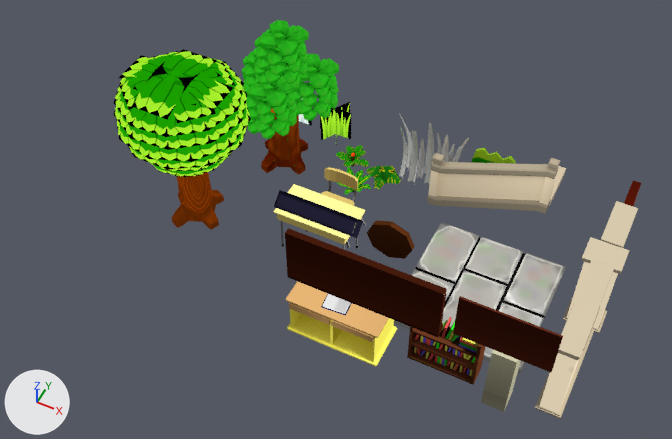
Before and after pictures for a commit that changed the Blender file assets/blends280120/22032020/class-1405.blend.
Before and after are seen from a 50 mm camera at (8.7, -27.7, 37.0) aimed at (-5.4, 0.4, 1.8). Lighting does not change. The marker at lower left points along +X, +Y and +Z.
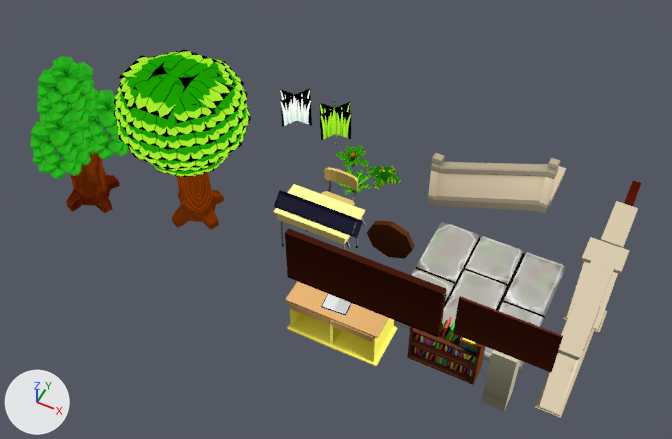
Boxes [x1, y1, x2, y2] around the edits, measured in the pictures (672 x 439 px):
'Cylinder.008', moved
    before: [253, 20, 309, 86]
    after: [38, 56, 99, 125]
'Cylinder.007', moved
    before: [245, 74, 297, 139]
    after: [30, 113, 91, 179]
'Cylinder.004', moved
    before: [293, 53, 339, 121]
    after: [83, 90, 128, 159]
'Cylinder.002', moved
    before: [261, 108, 308, 175]
    after: [66, 144, 120, 213]
'Plane.004', deleted
    before: [399, 113, 469, 184]
'Cylinder.005', moved
    before: [242, 48, 288, 101]
    after: [37, 86, 81, 122]
'Cylinder.003', deleted (green)
    before: [472, 147, 516, 164]
    faces in mat_material_028 (green #9ace29): [472, 147, 516, 164]

What changed in the scene script:
```text
Remove ob_plane_004:
    ob_plane_004 = bpy.data.objects.new('Plane.004', me_plane_008)
    ob_plane_004.location = (-3.78, 9.19, -0.68)
Change ob_cylinder_008:
    add ob_cylinder_008.parent = ob_cylinder_002
    add ob_cylinder_008.matrix_parent_inverse = Matrix(((1.0, 0.0, 0.0, 10.97), (0.0, 1.0, 0.0, -5.143), (0.0, 0.0, 1.0, -1.0), (0.0, 0.0, 0.0, 1.0)))
Change ob_cylinder_007:
    add ob_cylinder_007.parent = ob_cylinder_002
    add ob_cylinder_007.matrix_parent_inverse = Matrix(((1.0, 0.0, 0.0, 10.97), (0.0, 1.0, 0.0, -5.143), (0.0, 0.0, 1.0, -1.0), (0.0, 0.0, 0.0, 1.0)))
Change ob_cylinder_004:
    add ob_cylinder_004.parent = ob_cylinder_002
    add ob_cylinder_004.matrix_parent_inverse = Matrix(((1.0, 0.0, 0.0, 10.97), (0.0, 1.0, 0.0, -5.143), (0.0, 0.0, 1.0, -1.0), (0.0, 0.0, 0.0, 1.0)))
Remove ob_cylinder_003:
    ob_cylinder_003 = bpy.data.objects.new('Cylinder.003', me_cylinder_002)
    ob_cylinder_003.location = (0.09, 9.27, 0.04)
Change ob_cylinder_005:
    add ob_cylinder_005.parent = ob_cylinder_002
    add ob_cylinder_005.matrix_parent_inverse = Matrix(((1.0, 0.0, 0.0, 10.97), (0.0, 1.0, 0.0, -5.143), (0.0, 0.0, 1.0, -1.0), (0.0, 0.0, 0.0, 1.0)))
Change ob_cylinder_002:
    ob_cylinder_002.location: (-10.97, 5.14, 1.0) -> (-18.97, -2.14, 1.0)
```
